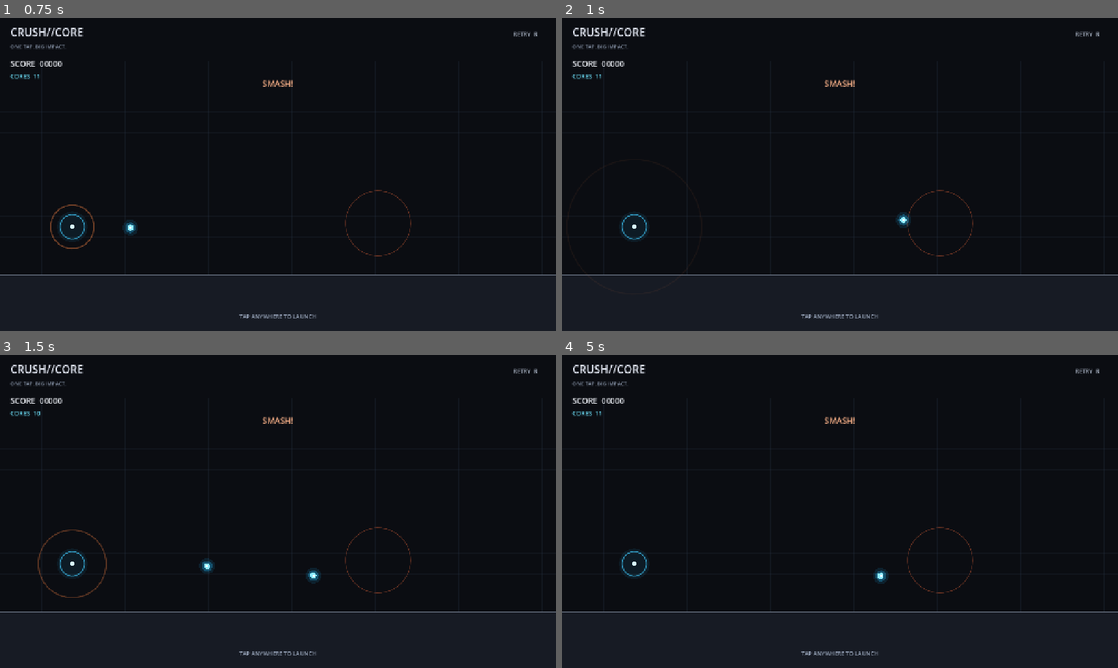
Above: before the commit, frames 1-4 (two rows, left to right).
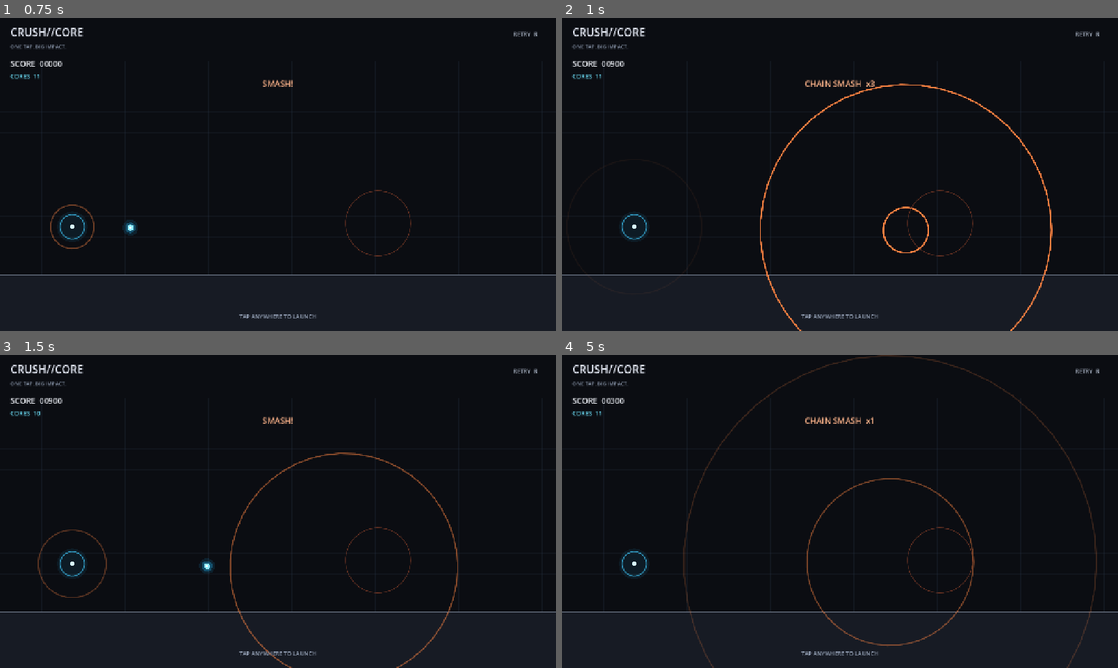
Above: after the commit, the same moments.

Repository: rifatsidik/textborn
Game: Godot game, scene res://scenes/main.tscn
Same seed, same stepped clock (60 frames per second), same inputs: the game is played once before the commit and once after it.
Inputs (mouse positions are in pixels of both pictures, inside the frame that each line leads up to):
- Up to frame 1 (0.75 s): tap Enter (ui_accept) at 0.5 s; move the mouse to (400, 158) at 0.52 s; hold Right (ui_right) from 0.53 s (still down); hold R from 0.53 s (still down); click (400, 158) at 0.67 s
- Up to frame 2 (1 s): keep holding Right (ui_right); keep holding R; tap Enter (ui_accept) at 0.77 s
- Up to frame 3 (1.5 s): keep holding Right (ui_right); move the mouse to (166, 527) at 1.27 s; release R at 1.28 s; tap Space at 1.35 s
- Up to frame 4 (5 s): tap Enter (ui_accept) at 1.52, 3.02, 3.77, 4.25, 4.52 s; move the mouse to (895, 442) at 2.02 s; release Right (ui_right) at 2.03 s; hold Left (ui_left) 2.03-2.78 s; hold E 2.03-2.78 s; move the mouse to (812, 574) at 2.77 s; hold Right (ui_right) 2.78-4.28 s; tap Q at 2.85 s; click (812, 574) at 2.92 s; move the mouse to (1006, 558) at 3.52 s; hold R 3.53-4.28 s; move the mouse to (673, 464) at 4.27 s; hold Left (ui_left) from 4.28 s (still down); tap Space at 4.35 s

Frame 1 is identical in both runs. In frame 2, 1.1% of the frame differs, in the area x 8-89%, y 14-100%; in frame 3, 0.7%; in frame 4, 1.4%, in the area x 8-97%, y 0-100%.

Commit message:
Enable projectile collision events for blast gameplay

Diff:
--- a/scripts/main.gd
+++ b/scripts/main.gd
@@ -119,6 +119,8 @@
     orb.linear_damp = 0.05
     orb.collision_layer = 2
     orb.collision_mask = 1
+    orb.contact_monitor = true
+    orb.max_contacts_reported = 4
     add_child(orb)
     var collision := CollisionShape2D.new()
     var circle := CircleShape2D.new()
